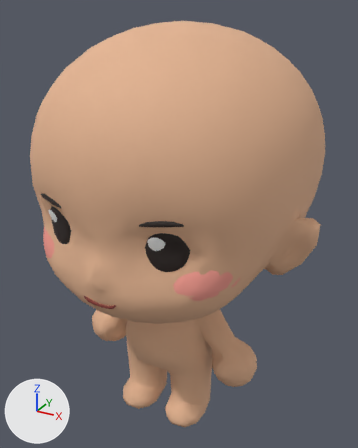
Two versions of the glTF model tools/3d/base15/base15.glb, one commit apart.
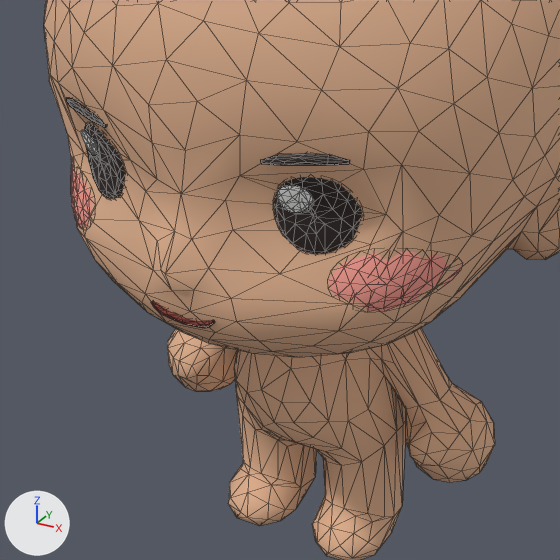
Each version is shown whole from a 50 mm camera at (0.78, -1.43, 1.436) aimed at (0.002, -0.015, 0.729), then close up on the part from 2% to 81% of the width and 32% to 95% of the height. Every picture has the same lights, and +X, +Y and +Z are marked at lower left. The older version's two pictures come first. The close-ups show mesh edges as thin lines. Vertices at exactly the same position are counted once.

The first close-up shows 'Base15'.
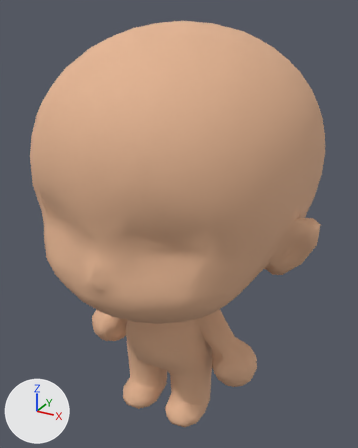
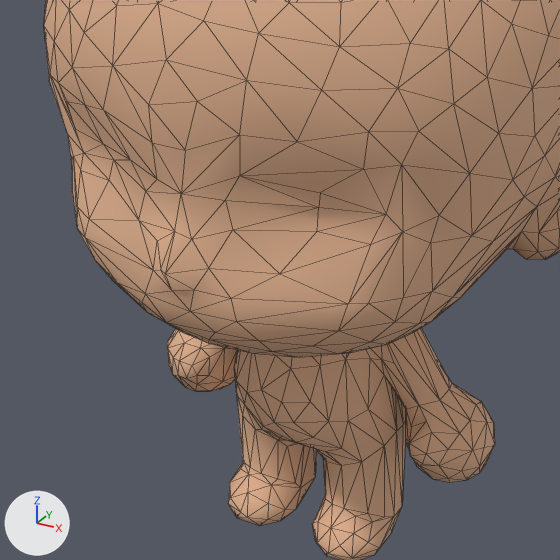
Pixel boxes [x1, y1, x2, y2] of what changed, in the close-ups (560 x 560 px):
```json
{"part": 1, "of": "me_base15", "change": "deleted", "before": [65, 98, 463, 328]}
```

The change, as JSON lines over the scene's bpy script:
```json
{"block": "me_base15", "where": "# used by ob_base15; location = (0.0, 0.0, 0.0)"}
{"op": "remove", "block": "me_base15", "code": "me_base15.from_pydata(...)  # 1498 vertices, 2734 faces; spans x -0.51..0.504, y -0.515..0.448, z 0.0..1.396"}
{"op": "add", "block": "me_base15", "code": "me_base15.from_pydata(...)  # 1002 vertices, 2000 faces; spans x -0.51..0.504, y -0.515..0.448, z 0.0..1.396"}
{"block": "me_base15", "change": "me_base15 part 1: 15 loose pieces with 496 vertices, spanning x -0.349..0.349, y -0.485..-0.29, z 0.646..0.941, are deleted"}
```
